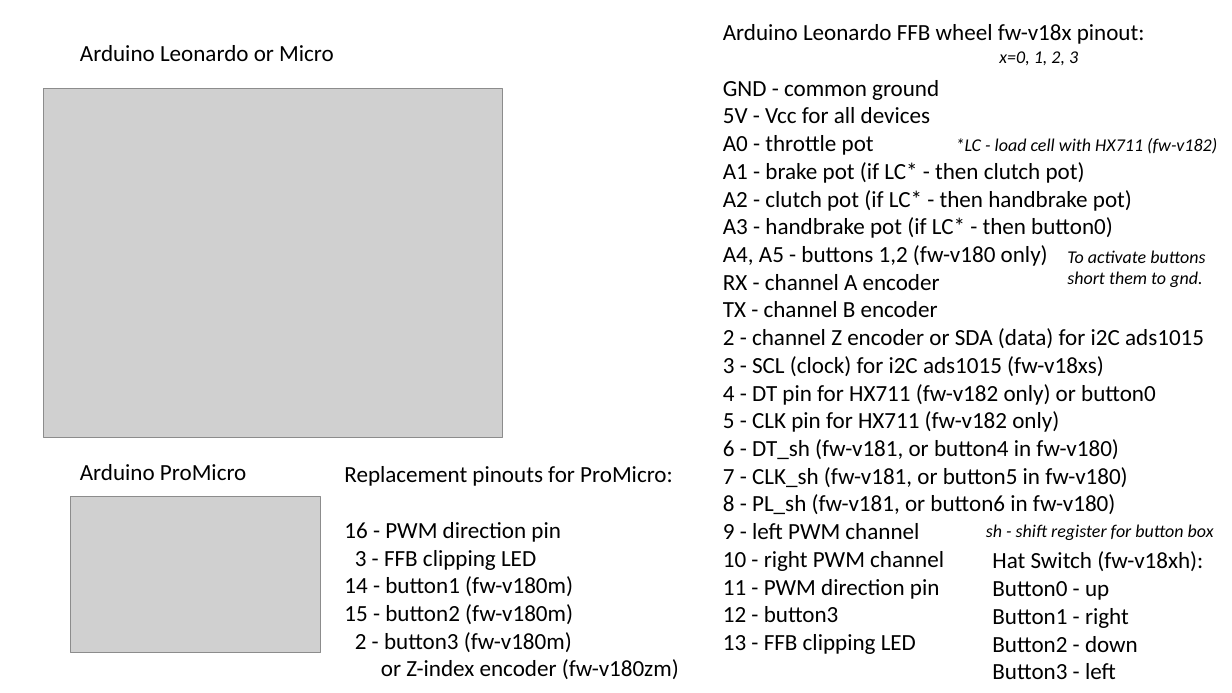
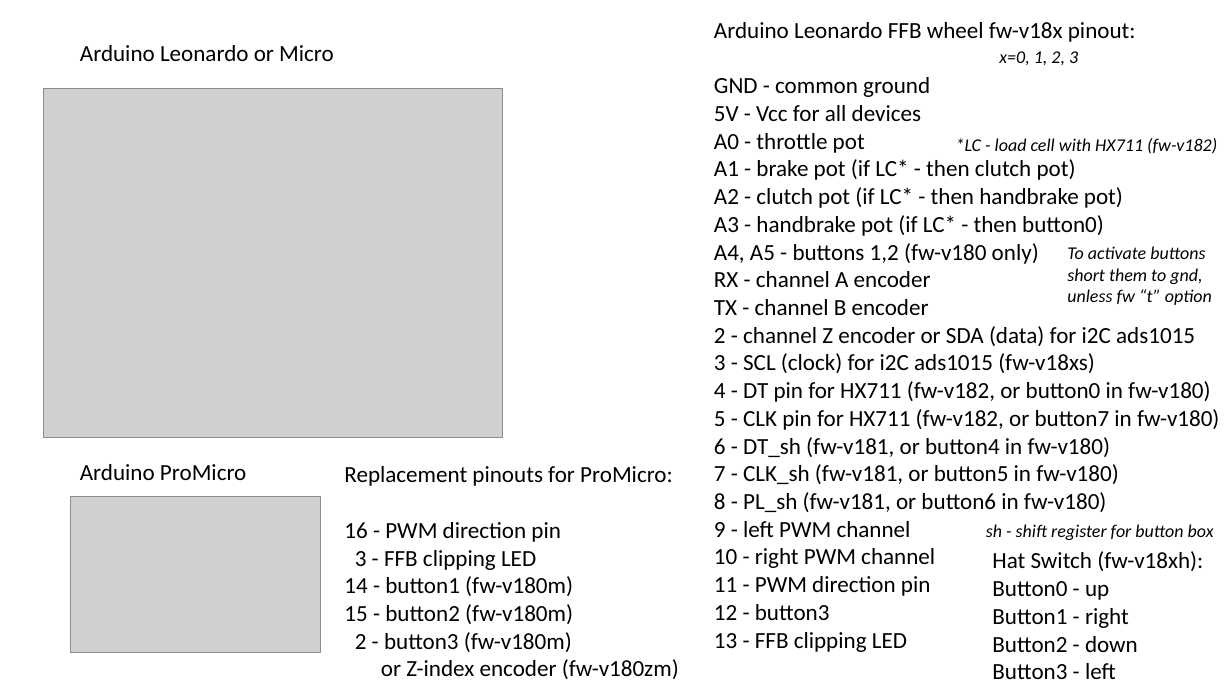
Before and after one commit to ranenbg/Arduino-FFB-wheel, a slide deck: slide 1 of brWheel_my/Firmware-v18x pinout.pptx. Drawn at 1232x693 pixels with LibreOffice and Linux fonts; fonts in the diff are those of the drawing; grey boxes stand for pictures. Boxes give left, top, right and bottom in pixels: in the first picture for what was removed or moved away, otherwise in the second. Text is boxed around its words. In the diff, an @@ line names an element or a change of style, - is before the commit and + after.

Commit message:
button matrix fix

```diff
--- a/brWheel_my/Firmware-v18x pinout.pptx
+++ b/brWheel_my/Firmware-v18x pinout.pptx
@@ text "Arduino Leonardo FFB wheel fw-v18x ...": place and size @@
-text "Arduino Leonardo FFB wheel fw-v18x ..." at box(723, 24, 1204, 654)
+text "Arduino Leonardo FFB wheel fw-v18x ..." at box(714, 22, 1219, 652)
@@ text at box(1067, 268, 1212, 305): text changed @@
-short them to gnd.
+short them to gnd,
+unless fw “t” option
@@ text at box(714, 381, 1219, 430): text changed @@
-4 - DT pin for HX711 (fw-v182 only) or button0
-5 - CLK pin for HX711 (fw-v182 only)
+4 - DT pin for HX711 (fw-v182, or button0 in fw-v180)
+5 - CLK pin for HX711 (fw-v182, or button7 in fw-v180)
```
Also in this commit, not shown: 27 other files.
